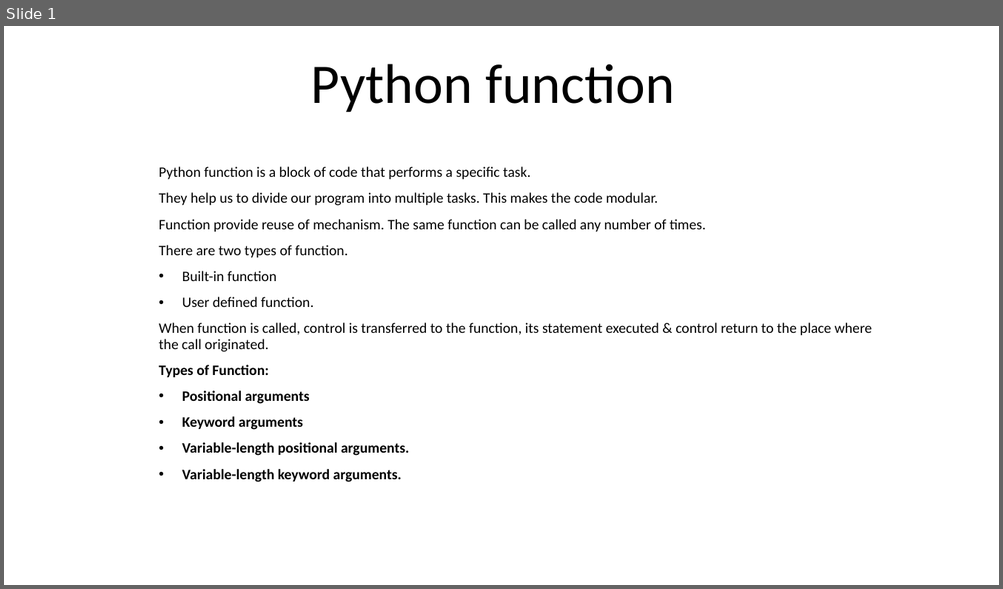
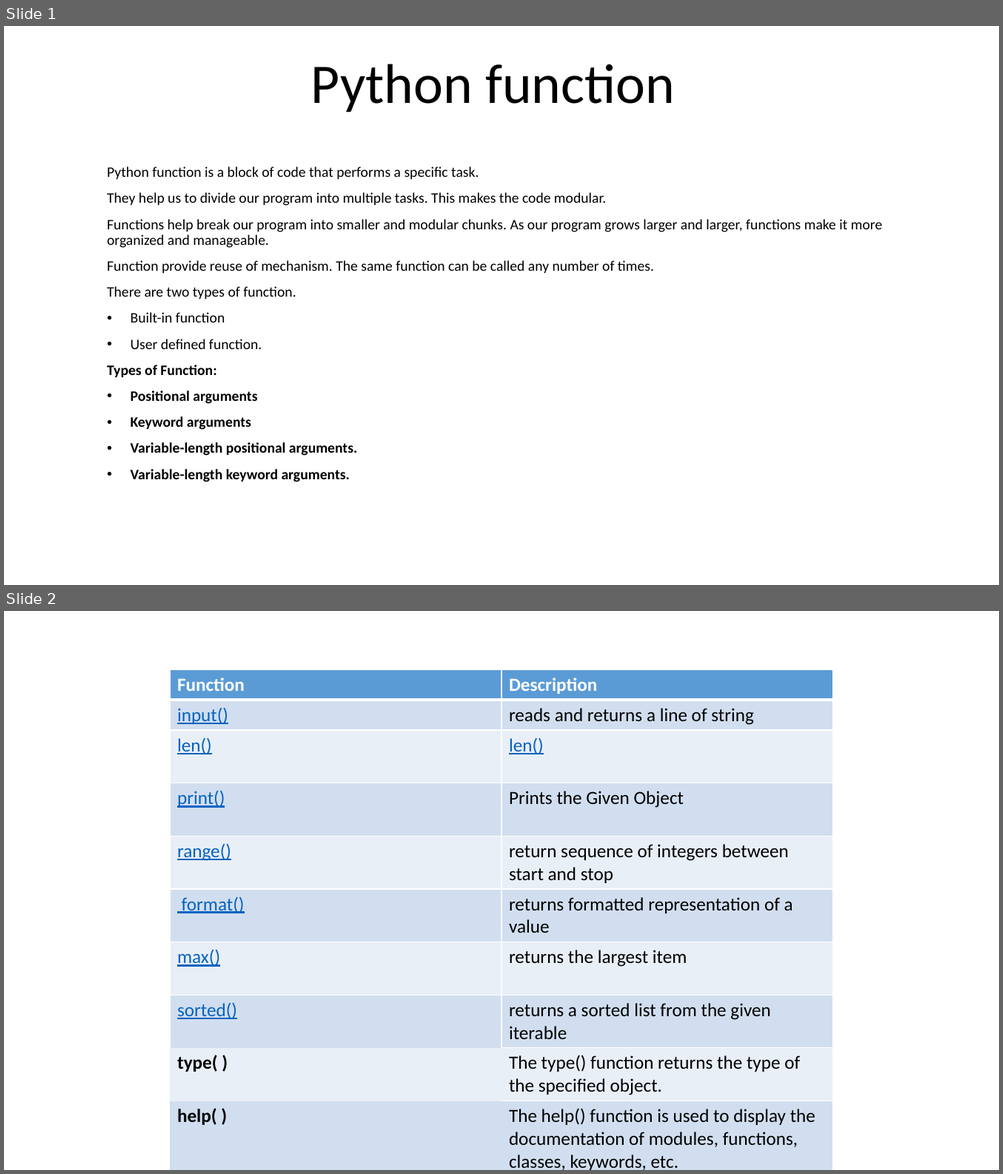
Before and after one commit to tauovir/Materials, a slide deck: Python Session/upcm/function.pptx. Shown one above the other, each under a label of ours: slide 1 before the commit, slides 1 and 2 after it. The pictures are 1003x589 and 1003x1174 pixels, drawn with LibreOffice and Linux fonts; fonts in the diff are those of the drawing. Boxes give left, top, right and bottom in pixels: in the first picture for what was removed or moved away, otherwise in the second. Text is boxed around its words. In the diff, an @@ line names an element or a change of style, - is before the commit and + after.

```diff
--- a/Python Session/upcm/function.pptx
+++ b/Python Session/upcm/function.pptx
@@ slide 2 added at bbox=[4, 611, 999, 1170], background #FFFFFF @@
@@ table added at bbox=[170, 670, 832, 1170], 10 rows, 2 columns @@
+Function | Description
+input() | reads and returns a line of string
+len() | len()
+print() | Prints the Given Object
+range() | return sequence of integers between start and stop
+format() | returns formatted representation of a value
+max() | returns the largest item
+sorted() | returns a sorted list from the given iterable
+type( ) | The type() function returns the type of the specified object.
+help( ) | The help() function is used to display the documentation of modules, functions, classes, keywords, etc.
@@ slide 1 changed as well @@
@@ subtitle "Python function is a block ...": place and size @@
-subtitle "Python function is a block ..." at bbox=[159, 167, 871, 483]
+subtitle "Python function is a block ..." at bbox=[107, 167, 882, 483]
@@ subtitle at bbox=[107, 219, 882, 248]: paragraph added @@
+Functions help break our program into smaller and modular chunks. As our program grows larger and larger, functions make it more organized and manageable.
@@ subtitle at bbox=[159, 323, 871, 352]: paragraph removed @@
-When function is called, control is transferred to the function, its statement executed & control return to the place where the call originated.
```
Also in this commit, not shown: 1 other slide added, 1 slide removed, 29 other files.
